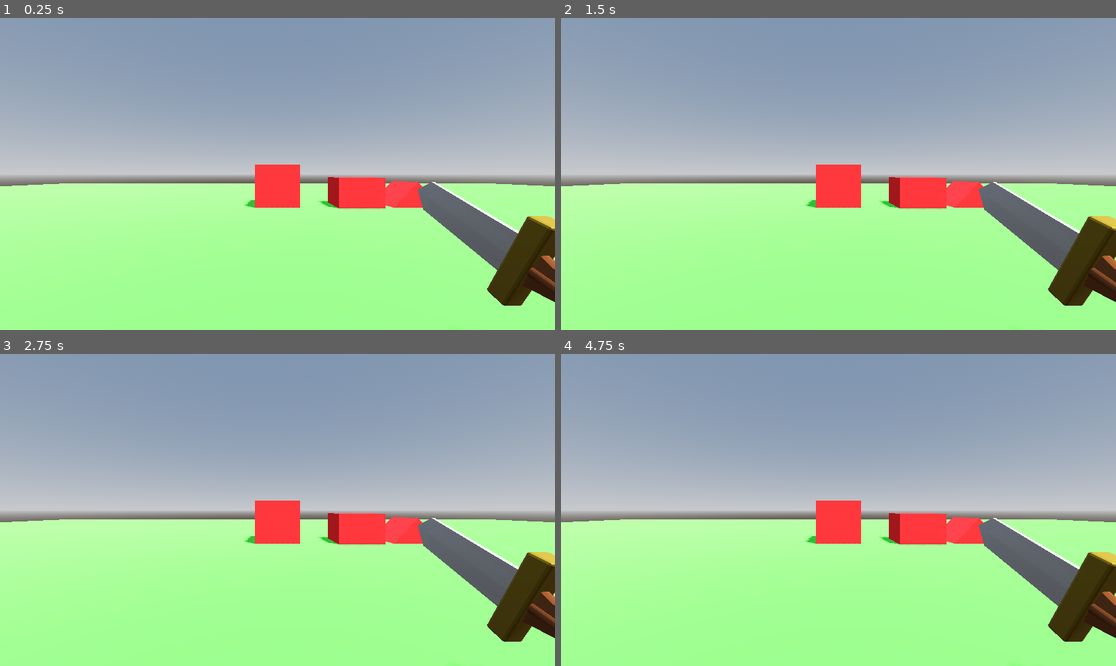
Above: before the commit, frames 1-4 (two rows, left to right).
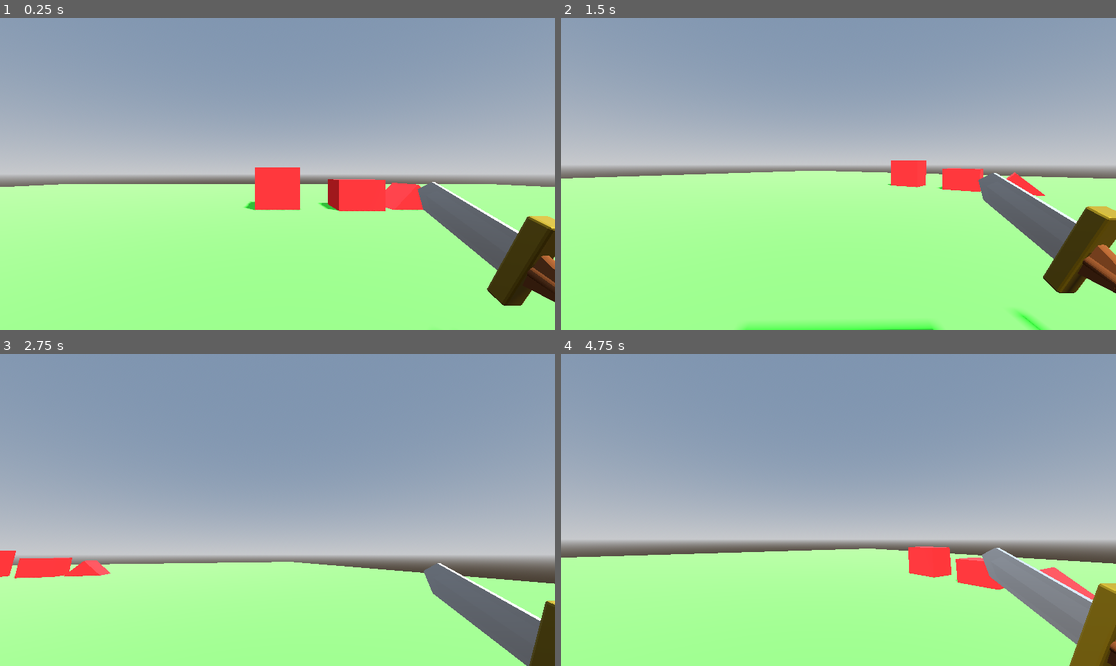
Above: after the commit, the same moments.

Repository: MrDragonMister/Raid_And_Rescue
Game: Godot game, scene res://node.tscn
Two runs of this game, one before a commit and one after it. Both use one fixed random seed, a clock stepped at 60 frames per second and the inputs below.
Inputs (mouse positions are in pixels of both pictures, inside the frame that each line leads up to):
- Up to frame 1 (0.25 s): no input
- Up to frame 2 (1.5 s): tap Enter at 0.5 s; move the mouse to (960, 158) at 0.52 s; hold D (move_right) 0.53-1.28 s; hold Shift (crouch) 0.53-1.28 s; tap Space (jump) at 0.77 s; move the mouse to (727, 189) at 1.27 s; hold S (move_backwards) from 1.28 s (still down); tap Shift (crouch) at 1.35 s
- Up to frame 3 (2.75 s): tap Space (jump) at 1.52 s; move the mouse to (333, 441) at 2.02 s; release S (move_backwards) at 2.03 s; hold D (move_right) from 2.03 s (still down); hold Shift (crouch) from 2.03 s (still down)
- Up to frame 4 (4.75 s): move the mouse to (810, 572) at 2.77 s; release D (move_right) at 2.78 s; release Shift (crouch) at 2.78 s; hold W (move_forwards) 2.78-3.53 s; tap Shift (crouch) at 2.85, 4.35 s; tap Space (jump) at 3.02, 3.77, 4.52 s; move the mouse to (1005, 556) at 3.52 s; hold Shift (crouch) 3.53-4.28 s; hold A (move_left) from 3.53 s (still down); move the mouse to (672, 463) at 4.27 s

The runs differ from the first frame. In frame 1, 0.6% of the frame differs, in the area x 0-100%, y 46-62%; in frame 2, 11%; in frame 3, 32%, in the area x 0-100%, y 38-100%; in frame 4, 22%.
Error before the commit: Parse Error: Identifier "air_speed" not declared in the current scope. (res://player.gd:119)

Commit message:
small change 2

Diff:
--- a/Player.gd
+++ b/Player.gd
@@ -116,8 +116,8 @@
 				velocity.x = direction.x * SPEED
 				velocity.z = direction.z * SPEED
 			else:
-				velocity.x = move_toward(velocity.x, direction.x, air_speed * delta)
-				velocity.z = move_toward(velocity.z, direction.z, air_speed * delta)
+				velocity.x = move_toward(velocity.x, direction.x, AIR_SPEED * delta)
+				velocity.z = move_toward(velocity.z, direction.z, AIR_SPEED * delta)
 		else:
 			if is_on_floor():
 				velocity.x = move_toward(velocity.x, 0, SPEED)
